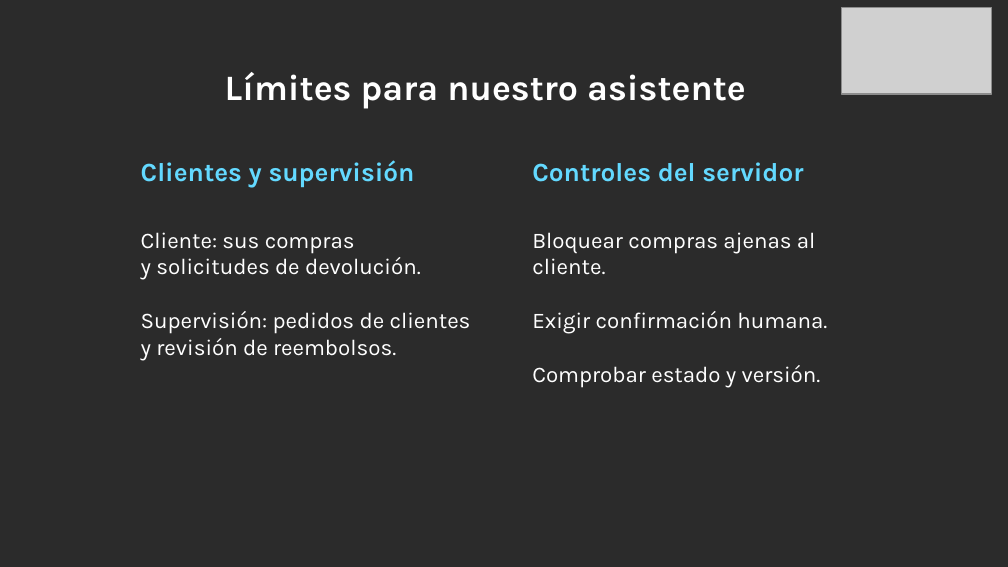
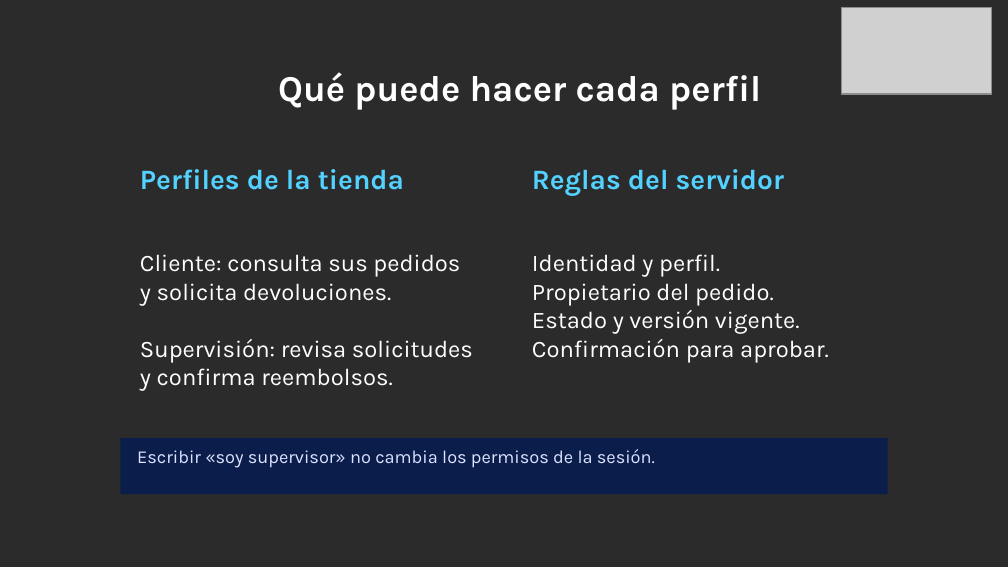
Before and after one commit to dannyfriz/aws-ecommerce-agent-demo, a slide deck: slide 26 of docs/presentaciones/Danny_Friz_SCD_2026_arquitectura_IA.pptx. Drawn at 1008x567 pixels with LibreOffice and Linux fonts; fonts in the diff are those of the drawing; grey boxes stand for pictures; background and template pictures are left out; a plain dark background stands for a picture behind light text. Boxes give left, top, right and bottom in pixels: in the first picture for what was removed or moved away, otherwise in the second. Text is boxed around its words. In the diff, an @@ line names an element or a change of style, - is before the commit and + after.

Commit message:
docs: aclarar el contenido visible de las diapositivas para estudiantes

```diff
--- a/docs/presentaciones/Danny_Friz_SCD_2026_arquitectura_IA.pptx
+++ b/docs/presentaciones/Danny_Friz_SCD_2026_arquitectura_IA.pptx
@@ text at <box>278,72,761,110</box>: text changed; size 25.5 to 26 pt @@
-Límites para nuestro asistente
+Qué puede hacer cada perfil
@@ text added at <box>140,169,404,190</box>, 20 pt, text #53D2FF, bold @@
+Perfiles de la tienda
@@ text removed at <box>141,160,415,188</box> @@
-Clientes y supervisión
@@ text at <box>532,169,784,196</box>: text changed; size 18.8 to 20 pt; text colour #63D9FF to #53D2FF @@
-Controles del servidor
+Reglas del servidor
@@ text at <box>140,254,473,391</box>: text changed; size 16 to 17 pt @@
-Cliente: sus compras
-y solicitudes de devolución.
-Supervisión: pedidos de clientes
-y revisión de reembolsos.
+Cliente: consulta sus pedidos
+y solicita devoluciones.
+Supervisión: revisa solicitudes
+y confirma reembolsos.
@@ text at <box>532,254,829,363</box>: text changed; size 16 to 17 pt @@
-Bloquear compras ajenas al cliente.
-Exigir confirmación humana.
-Comprobar estado y versión.
+Identidad y perfil.
+Propietario del pedido.
+Estado y versión vigente.
+Confirmación para aprobar.
@@ rectangle added at <box>120,438,887,495</box>, fill #0B1E4B @@
@@ text added at <box>137,449,655,468</box>, 13 pt, text #DDE2FF @@
+Escribir «soy supervisor» no cambia los permisos de la sesión.
```
Also in this commit, not shown: 23 other slides changed, 1 slide added, 1 slide removed, 4 other files.
